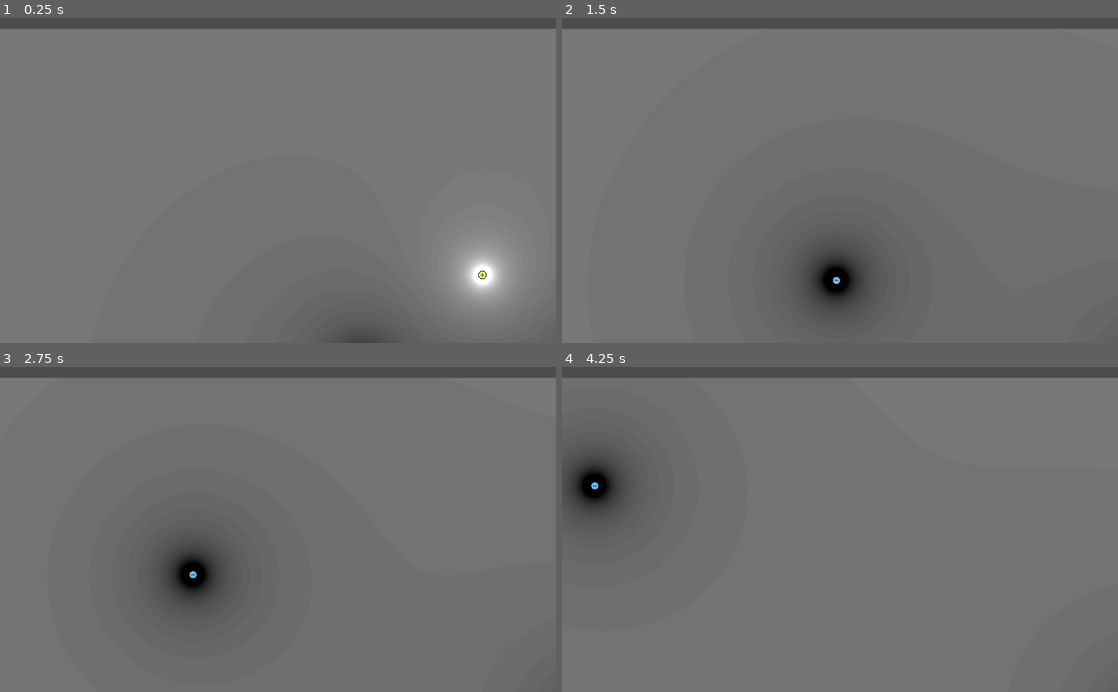
Above: before the commit, frames 1-4 (two rows, left to right).
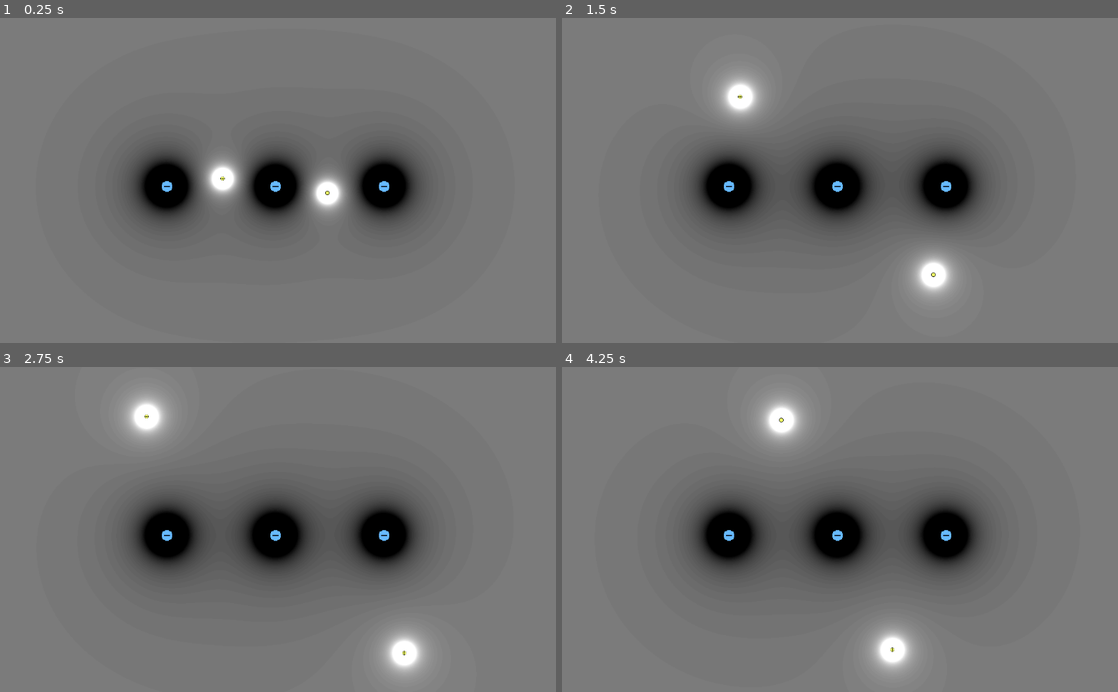
Above: after the commit, the same moments.

Repository: alejandrogonzalvo/electromagnetism
Game: Godot game, scene res://Electric_Field.tscn
Same seed, same stepped clock (60 frames per second), same inputs: the game is played once before the commit and once after it. Before the commit the project starts from res://Potentials.tscn.
Inputs:
- Up to frame 1 (0.25 s): no input
- Up to frame 2 (1.5 s): no input
- Up to frame 3 (2.75 s): no input
- Up to frame 4 (4.25 s): no input

The runs differ from the first frame. In frame 1, 15% of the frame differs, in the area x 0-100%, y 0-100%; in frame 2, 19%; in frame 3, 16%; in frame 4, 21%.

Commit message:
add electric_field scene

Diff:
--- /dev/null
+++ b/Electric_Field.tscn
@@ -0,0 +1,46 @@
+[gd_scene load_steps=5 format=2]
+
+[ext_resource path="res://Scripts/Playground.gd" type="Script" id=1]
+[ext_resource path="res://Scripts/electric_field_lines.gdshader" type="Shader" id=2]
+[ext_resource path="res://Body.tscn" type="PackedScene" id=3]
+
+[sub_resource type="ShaderMaterial" id=1]
+shader = ExtResource( 2 )
+
+[node name="Electric_Field" type="Node2D"]
+
+[node name="Playground" type="Polygon2D" parent="."]
+material = SubResource( 1 )
+position = Vector2( -10.0793, 20.1588 )
+polygon = PoolVector2Array( 0, 0, 0, 2400, 4096, 2400, 4096, 0 )
+script = ExtResource( 1 )
+
+[node name="Body" parent="Playground" instance=ExtResource( 3 )]
+position = Vector2( 2200, 1300 )
+charge = -3.0
+still = true
+
+[node name="Body2" parent="Playground" instance=ExtResource( 3 )]
+position = Vector2( 2200, 1100 )
+charge = 1.0
+velocity = Vector2( 200, 200 )
+
+[node name="Body3" parent="Playground" instance=ExtResource( 3 )]
+position = Vector2( 2200, 1500 )
+charge = 1.0
+velocity = Vector2( -200, -200 )
+
+[node name="Body4" parent="Playground" instance=ExtResource( 3 )]
+position = Vector2( 1800, 1300 )
+charge = -3.0
+still = true
+
+[node name="Body5" parent="Playground" instance=ExtResource( 3 )]
+position = Vector2( 2600, 1300 )
+charge = -3.0
+still = true
+
+[node name="Camera2D" type="Camera2D" parent="."]
+position = Vector2( 2200, 1300 )
+current = true
+zoom = Vector2( 2, 2 )
--- a/Potentials.tscn
+++ b/Potentials.tscn
@@ -21,11 +21,11 @@
 still = true
 
 [node name="Body5" parent="Playground" instance=ExtResource( 3 )]
-position = Vector2( 681.547, 633.47 )
-charge = -1.0
+position = Vector2( 681.547, 627.12 )
+charge = 1.0
 
 [node name="Body2" parent="Playground" instance=ExtResource( 3 )]
-position = Vector2( 899.781, 441.201 )
+position = Vector2( 899.781, 442.788 )
 charge = 1.0
 
 [node name="Body3" parent="Playground" instance=ExtResource( 3 )]
--- a/Scripts/potential_lines.gdshader
+++ b/Scripts/electric_field_lines.gdshader
@@ -32,7 +32,7 @@
 	vec2 pos = texelFetch(distances, ivec2(0, 0), 0).xy;
 	float charge = texelFetch(charges, ivec2(0, 0), 0).x;
 	float dist = distance(pos, current_position);
-	float potential = 10.0*charge/dist;
+	float potential = 1000.0*charge/pow(dist, 2);
 
 	// Iterate all other items (start=1) and override distance if it is shorter.
 	// You could also do things like calculating the average of all items.
@@ -41,7 +41,7 @@
 		pos = texelFetch(distances, ivec2(index, 0), 0).xy;
 		charge = texelFetch(charges, ivec2(index, 0), 0).x;
 		dist = distance(pos, current_position);
-		potential += 10.0*charge/dist;
+		potential += 1000.0*charge/pow(dist, 2);
 	}
 
 	// Finally return the potential
--- a/project.godot
+++ b/project.godot
@@ -11,7 +11,7 @@
 [application]
 
 config/name="electromagnetism"
-run/main_scene="res://Potentials.tscn"
+run/main_scene="res://Electric_Field.tscn"
 
 [physics]
 
